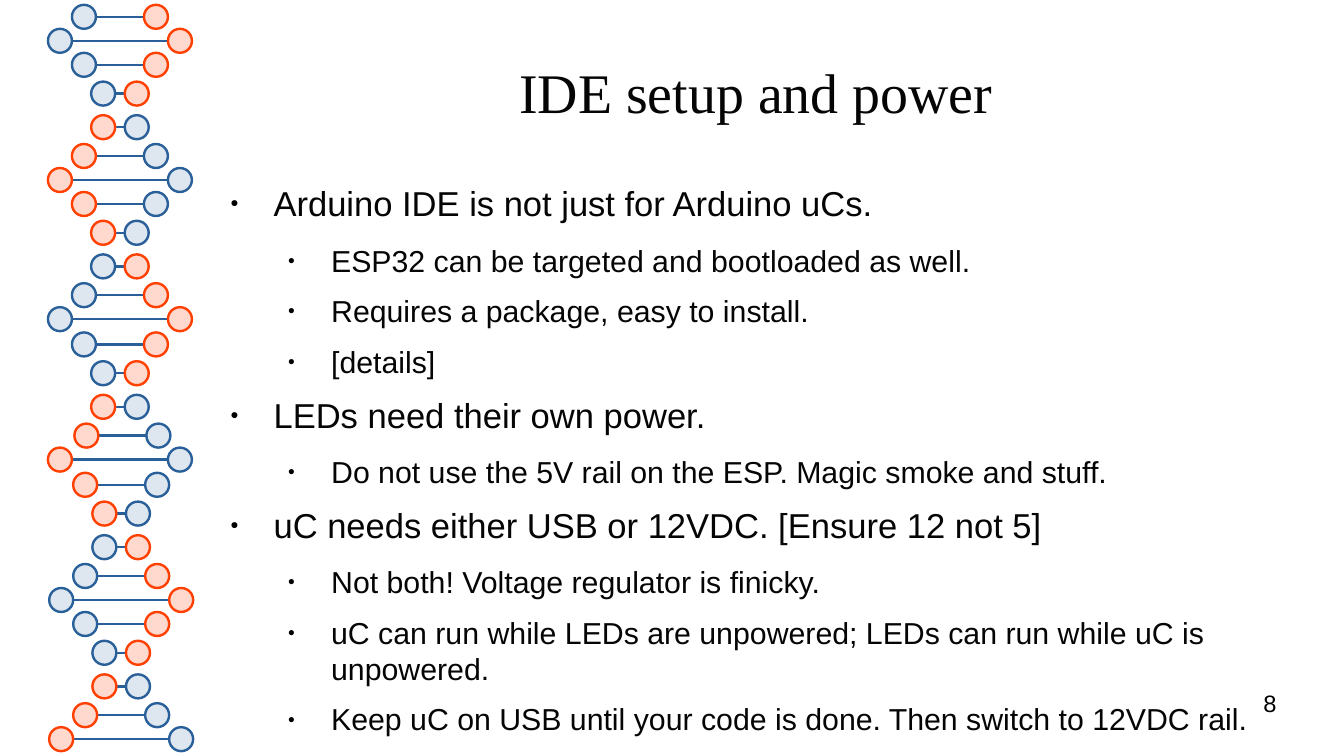
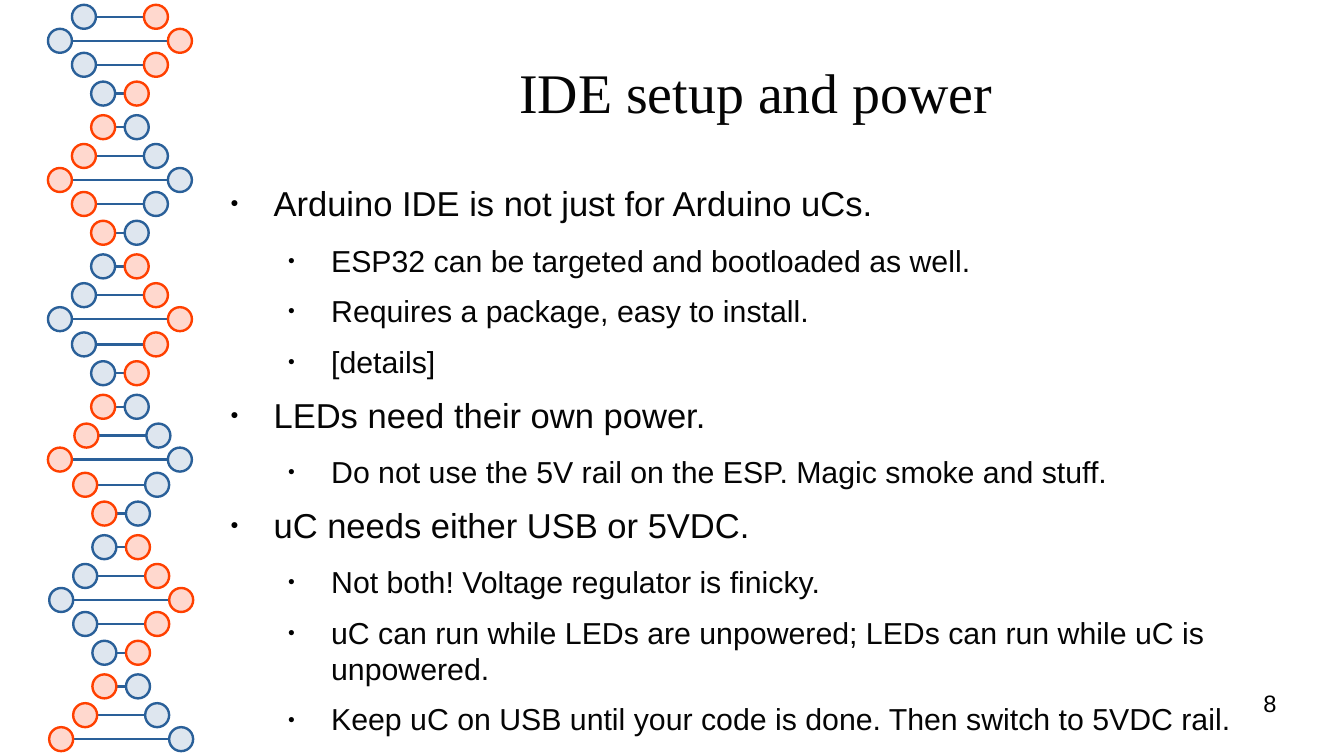
Before and after one commit to spacemeat/led_arts, a slide deck: slide 8 of elsky2025/preso.odp. Drawn at 1344x756 pixels with LibreOffice and Linux fonts; fonts in the diff are those of the drawing. Boxes give left, top, right and bottom in pixels: in the first picture for what was removed or moved away, otherwise in the second. Text is boxed around its words. In the diff, an @@ line names an element or a change of style, - is before the commit and + after.

```diff
--- a/elsky2025/preso.odp
+++ b/elsky2025/preso.odp
@@ text at [274, 513, 750, 539]: text changed @@
-● uC needs either USB or 12VDC. [Ensure 12 not 5]
+● uC needs either USB or 5VDC.
@@ text at [331, 708, 1230, 737]: text changed @@
-  ● Keep uC on USB until your code is done. Then switch to 12VDC rail.
+  ● Keep uC on USB until your code is done. Then switch to 5VDC rail.
```
Also in this commit, not shown: 2 other slides changed, 1 slide added, 1 slide removed.
